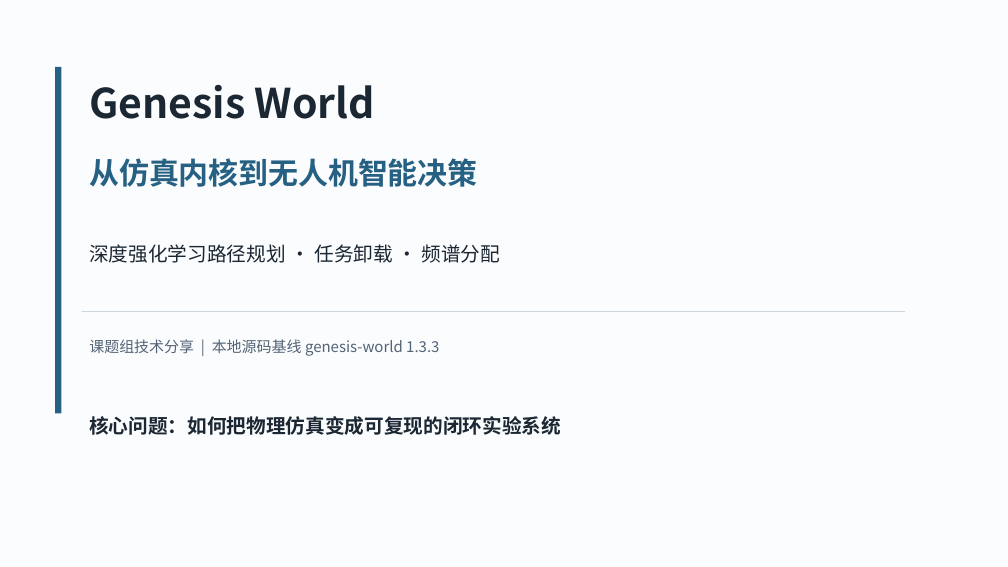
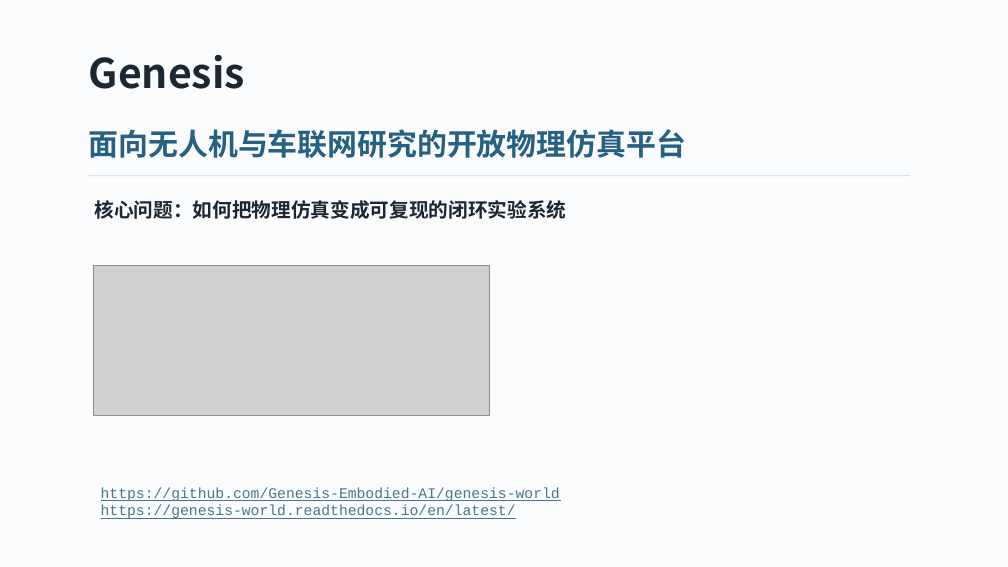
Before and after one commit to shixia9/genesis-vehicle-obstacles, a slide deck: slide 1 of docs/presentations/genesis_uav_v2x_research_overview.pptx. Drawn at 1008x567 pixels with LibreOffice and Linux fonts; fonts in the diff are those of the drawing; grey boxes stand for pictures. Boxes give left, top, right and bottom in pixels: in the first picture for what was removed or moved away, otherwise in the second. Text is boxed around its words. In the diff, an @@ line names an element or a change of style, - is before the commit and + after.

```diff
--- a/docs/presentations/genesis_uav_v2x_research_overview.pptx
+++ b/docs/presentations/genesis_uav_v2x_research_overview.pptx
@@ text at [89, 55, 245, 89]: text changed @@
-Genesis World
+Genesis
@@ rectangle removed at [55, 67, 61, 414] @@
@@ text at [89, 129, 686, 158]: text changed @@
-从仿真内核到无人机智能决策
+面向无人机与车联网研究的开放物理仿真平台
@@ rectangle: place and size @@
-rectangle at [82, 311, 905, 312]
+rectangle at [87, 175, 910, 176]
@@ text "核心问题：如何把物理仿真变成可复现的闭环实验系统": place and size @@
-text "核心问题：如何把物理仿真变成可复现的闭环实验系统" at [89, 416, 561, 435]
+text "核心问题：如何把物理仿真变成可复现的闭环实验系统" at [95, 200, 567, 219]
@@ text removed at [89, 244, 500, 263] @@
-深度强化学习路径规划 · 任务卸载 · 频谱分配
@@ picture added at [93, 265, 489, 415] @@
@@ text removed at [89, 339, 439, 356] @@
-课题组技术分享 | 本地源码基线 genesis-world 1.3.3
@@ text added at [101, 487, 560, 519], 14 pt, text #467886, underline @@
+https://github.com/Genesis-Embodied-AI/genesis-world
+https://genesis-world.readthedocs.io/en/latest/
```
Also in this commit, not shown: 2 other slides changed, 1 slide added, 2 slides removed, 1 other file.
